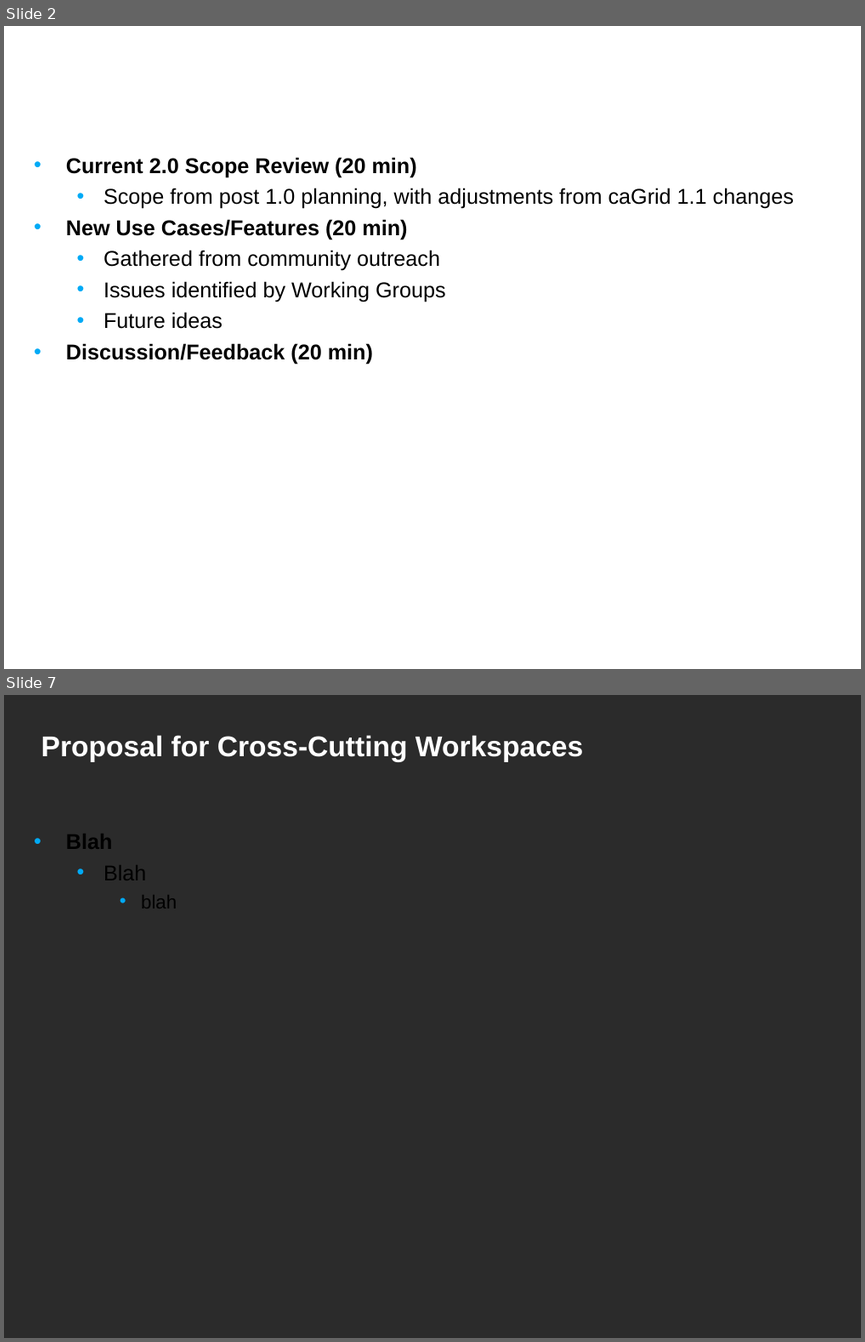
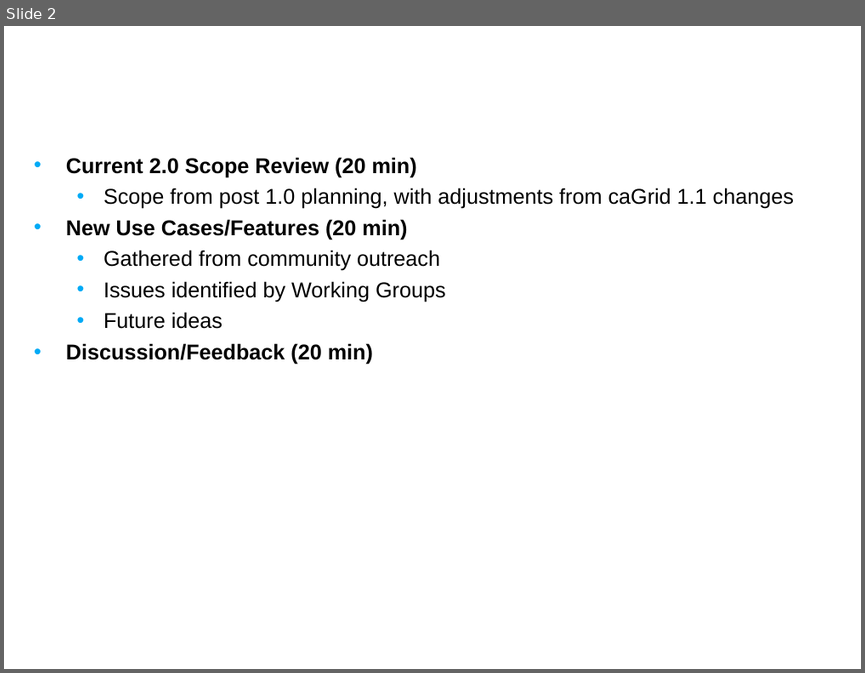
Before and after one commit to NCIP/cagrid-portal, a slide deck: cagrid-1-0/Documentation/presentations/200708_VCDE_ARCH/20070806_Day1_Future_Planning.ppt. Shown one above the other, each under a label of ours: slides 2 and 7 before the commit, slide 2 after it; the slides between them are not shown. The pictures are 865x1342 and 865x673 pixels, drawn with LibreOffice and Linux fonts; fonts in the diff are those of the drawing; background and template pictures are left out; a plain dark background stands for a picture behind light text. Boxes give left, top, right and bottom in pixels: in the first picture for what was removed or moved away, otherwise in the second. Text is boxed around its words. In the diff, an @@ line names an element or a change of style, - is before the commit and + after.

```diff
--- a/cagrid-1-0/Documentation/presentations/200708_VCDE_ARCH/20070806_Day1_Future_Planning.ppt
+++ b/cagrid-1-0/Documentation/presentations/200708_VCDE_ARCH/20070806_Day1_Future_Planning.ppt
@@ slide 7 removed at box(4, 695, 861, 1338), background picture (left out) @@
@@ title removed at box(41, 735, 583, 762) @@
-Proposal for Cross-Cutting Workspaces
@@ text removed at box(66, 834, 177, 908) @@
-• Blah
-  • Blah
-    • blah
```
Also in this commit, not shown: 7 other slides removed, 2 other files.
